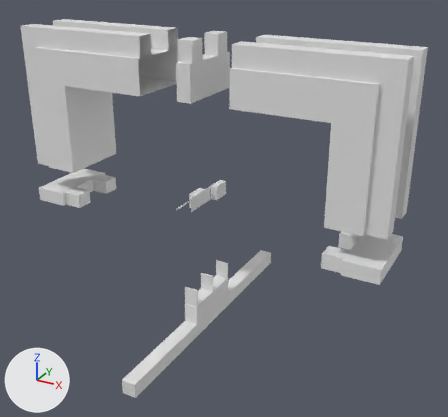
Renders of the glTF model Data/Models/Windows/window_01.glb from each side of a commit.
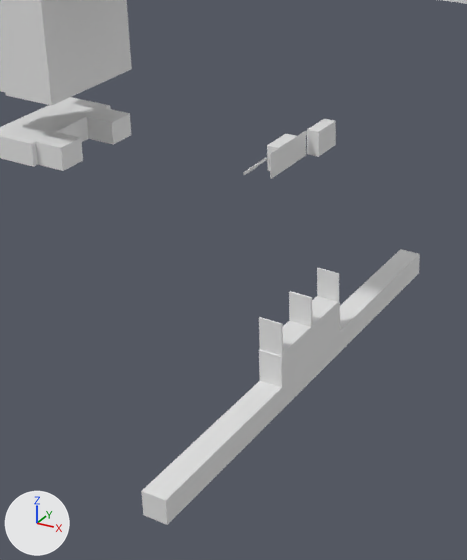
There are two pictures of each version: one whole from a 50 mm lens placed at (0.237, -0.336, 0.126), pointed at (0.047, 0.009, -0.047), one close up on the part from 10% to 66% of the width and 28% to 100% of the height. Every picture has the same lights, and +X, +Y and +Z are marked at lower left. The older version's two pictures come first. Vertices at exactly the same position are counted once.

Objects in the first close-up: 'BStretch', 'LStretch', 'Leaf', 'RCorner' and 1 more.
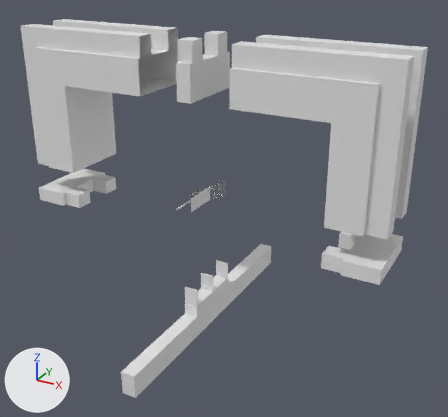
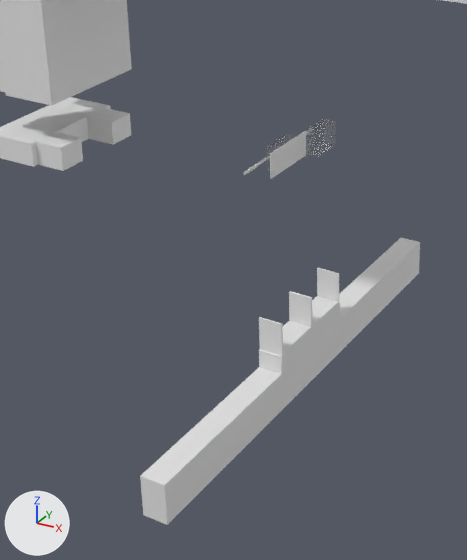
Commit message: Window 01 Reupload

Where the newer file only moved an object's origin or applied its transform, the numbers keep the older frame.

Boxes (x1, y1, x2, y2) around the edits, measured in the close-ups (467 x 560 px):
'BStretch', reshaped
    before: (141, 249, 420, 525)
    after: (140, 238, 420, 525)
part 1 of me_object_8, recoloured
    both: (267, 119, 336, 171)

What changed in the scene script:
```text
Add mat_glass:
    mat_glass = principled_material('glass')
    mat_glass.base_color = (0.604, 0.604, 0.604)  # light grey #cccccc
    mat_glass.roughness = 0.0
    mat_glass.alpha = 0.25
    mat_glass.transmission_weight = 0.947
Add mat_material:
    mat_material = principled_material('Material')
    mat_material.base_color = (0.8, 0.8, 0.8)  # white #e7e7e7
Change me_object_8:
    where me_object_8.from_pydata(...)  # 188 vertices, 347 faces; spans x -0.0049..0.0051, y -0.0359..0.0141, z -0.005..0.005
    used by ob_leaf; location = (0.0337, 0.0133, -0.0391)
    me_object_8 part 1: 24 faces spanning x -0.0049..0.0051, y -0.0196..0.0141, z -0.005..0.005 switch from no material to mat_glass (light grey #cccccc)
    add me_object_8.materials.append(mat_material)  # white #e7e7e7
Change me_cube_021:
    where me_cube_021.from_pydata(...)  # 72 vertices, 146 faces; spans x -0.005..0.005, y -0.099..0.102, z -0.004..0.034
    used by ob_bstretch; location = (0.035, 0.0063, -0.1349)
    me_cube_021 part 2: all 16 vertices in x -0.005..0.005, y -0.099..0.102, z 0.007 are moved by (0.0, 0.0, 0.006)
```
